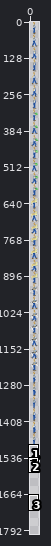
Edited in one commit: sprite sheet (img/farmer.png). Above, an overview of the earlier version with the close-up marked.
Close-up. The starting point:
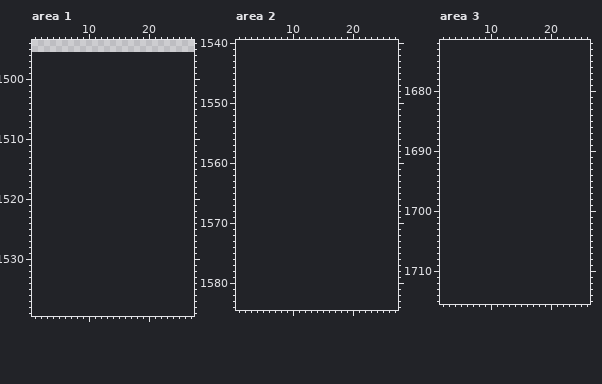
The file is 30x1496 pixels. Colours within 5 levels of each other are drawn and written as one. Shown: area 1: x 1..27, y 1494..1539; area 2: x 1..27, y 1540..1584; area 3: x 2..26, y 1672..1715. The old version is drawn lined up with the new one, on the new canvas. The commit also changed other parts of the picture, which this record leaves out.
New version:
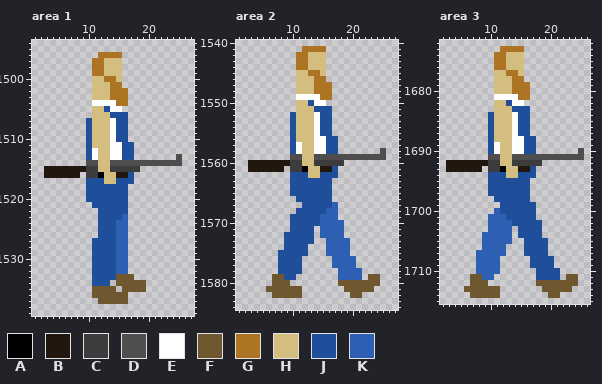
Palette (. is transparent): A #000000  B #21170e  C #3c3c3c  D #4e4e4e  E #ffffff  F #6f5830  G #ad7423  H #d3be7f  J #1f4e9a  K #2d5fb2
The edit:
canvas 30x1496 -> 30x1804
Area 1:
y 1496: x 12..15 .... -> GGGG
y 1497..1499: x 11..15 ..... -> GGHHH
y 1500: x 11..15 ..... -> HHGGH
y 1501: x 11..15 ..... -> HHHGG
y 1502..1503: x 11..16 ...... -> HHHGGG
y 1504: x 11..16 ...... -> EEEEGG
y 1505: x 11..15 ..... -> HHJEE
y 1506: x 11..16 ...... -> HHHJJJ
y 1507..1510: x 10..16 ....... -> JHHHEJJ
y 1511: x 10..17 ........ -> JHHHEEJJ
y 1512: x 10..17 ........ -> JEHHEEJJ
y 1513: x 10..17 ........ -> JEHHEEJJ; x 25 . -> D
y 1514: x 10..25 ................ -> DDHHDDDDDDDDDDDD
y 1515: x 3..18 ................ -> BBBBBBBCCHHCCCCC
y 1516: x 3..8 ...... -> BBBBBB; x 10..17 ........ -> CCAHHBBJ
y 1517: x 10..17 ........ -> JJJHHJJJ
y 1518..1520: x 10..16 ....... -> JJJJJJJ
y 1521: x 11..16 ...... -> JJJJJJ
y 1522: x 12..16 ..... -> JJJJJ
y 1523: x 12..16 ..... -> JJJJK
y 1524..1526: x 12..16 ..... -> JJJKK
y 1527..1532: x 11..16 ...... -> JJJJKK
y 1533: x 11..17 ....... -> JJJJFFF
y 1534: x 11..13 ... -> JJJ; x 15..19 ..... -> FFFFF
y 1535: x 11..14 .... -> FFFF; x 16..19 .... -> FFFF
y 1536: x 11..16 ...... -> FFFFFF
y 1537: x 12..16 ..... -> FFFFF
Area 2:
y 1541: x 12..15 .... -> GGGG
y 1542..1544: x 11..15 ..... -> GGHHH
y 1545: x 11..15 ..... -> HHGGH
y 1546: x 11..15 ..... -> HHHGG
y 1547..1548: x 11..16 ...... -> HHHGGG
y 1549: x 11..16 ...... -> EEEEGG
y 1550: x 11..15 ..... -> HHJEE
y 1551: x 11..16 ...... -> HHHJJJ
y 1552..1555: x 10..16 ....... -> JHHHEJJ
y 1556: x 10..17 ........ -> JHHHEEJJ
y 1557: x 10..17 ........ -> JEHHEEJJ
y 1558: x 10..17 ........ -> JEHHEEJJ; x 25 . -> D
y 1559: x 10..25 ................ -> DDHHDDDDDDDDDDDD
y 1560: x 3..18 ................ -> BBBBBBBCCHHCCCCC
y 1561: x 3..8 ...... -> BBBBBB; x 10..17 ........ -> CCAHHBBJ
y 1562: x 10..17 ........ -> JJJHHJJJ
y 1563..1565: x 10..16 ....... -> JJJJJJJ
y 1566: x 11..16 ...... -> JJJJJJ
y 1567: x 12..17 ...... -> JJJJJK
y 1568: x 11..17 ....... -> JJJJJKK
y 1569: x 10..17 ........ -> JJJJJKKK
y 1570: x 10..18 ......... -> JJJJJKKKK
y 1571: x 10..13 .... -> JJJJ; x 15..18 .... -> KKKK
y 1572: x 9..13 ..... -> JJJJJ; x 15..18 .... -> KKKK
y 1573: x 9..13 ..... -> JJJJJ; x 16..19 .... -> KKKK
y 1574: x 9..12 .... -> JJJJ; x 16..19 .... -> KKKK
y 1575: x 8..12 ..... -> JJJJJ; x 16..19 .... -> KKKK
y 1576..1577: x 8..11 .... -> JJJJ; x 17..20 .... -> KKKK
y 1578: x 8..11 .... -> JJJJ; x 18..21 .... -> KKKK
y 1579: x 7..10 .... -> FFJJ; x 18..21 .... -> KKKK; x 23..24 .. -> FF
y 1580: x 7..9 ... -> FFF; x 18..24 ....... -> FFFFFFF
y 1581: x 6..11 ...... -> FFFFFF; x 19..23 ..... -> FFFFF
y 1582: x 7..11 ..... -> FFFFF; x 20..21 .. -> FF
Area 3:
y 1673: x 12..15 .... -> GGGG
y 1674..1676: x 11..15 ..... -> GGHHH
y 1677: x 11..15 ..... -> HHGGH
y 1678: x 11..15 ..... -> HHHGG
y 1679..1680: x 11..16 ...... -> HHHGGG
y 1681: x 11..16 ...... -> EEEEGG
y 1682: x 11..15 ..... -> HHJEE
y 1683: x 11..16 ...... -> HHHJJJ
y 1684..1687: x 10..16 ....... -> JHHHEJJ
y 1688: x 10..17 ........ -> JHHHEEJJ
y 1689: x 10..17 ........ -> JEHHEEJJ
y 1690: x 10..17 ........ -> JEHHEEJJ; x 25 . -> D
y 1691: x 10..25 ................ -> DDHHDDDDDDDDDDDD
y 1692: x 3..18 ................ -> BBBBBBBCCHHCCCCC
y 1693: x 3..8 ...... -> BBBBBB; x 10..17 ........ -> CCAHHBBJ
y 1694: x 10..17 ........ -> JJJHHJJJ
y 1695..1697: x 10..16 ....... -> JJJJJJJ
y 1698: x 11..16 ...... -> JJJJJJ
y 1699: x 12..17 ...... -> JJJJJJ
y 1700: x 11..17 ....... -> KJJJJJJ
y 1701: x 10..17 ........ -> KKKJJJJJ
y 1702: x 10..18 ......... -> KKKKJJJJJ
y 1703: x 10..13 .... -> KKKK; x 15..18 .... -> JJJJ
y 1704: x 9..13 ..... -> KKKKK; x 15..18 .... -> JJJJ
y 1705: x 9..13 ..... -> KKKKK; x 16..19 .... -> JJJJ
y 1706: x 9..12 .... -> KKKK; x 16..19 .... -> JJJJ
y 1707: x 8..12 ..... -> KKKKK; x 16..19 .... -> JJJJ
y 1708..1709: x 8..11 .... -> KKKK; x 17..20 .... -> JJJJ
y 1710: x 8..11 .... -> KKKK; x 18..21 .... -> JJJJ
y 1711: x 7..10 .... -> FFKK; x 18..21 .... -> JJJJ; x 23..24 .. -> FF
y 1712: x 7..9 ... -> FFF; x 18..24 ....... -> FFFFFFF
y 1713: x 6..11 ...... -> FFFFFF; x 19..23 ..... -> FFFFF
y 1714: x 7..11 ..... -> FFFFF; x 20..21 .. -> FF
Changed places in both close-ups, as pixel boxes (x1, y1, x2, y2):
added: (44, 52, 182, 304)
added: (248, 46, 386, 298)
added: (446, 46, 584, 298)
